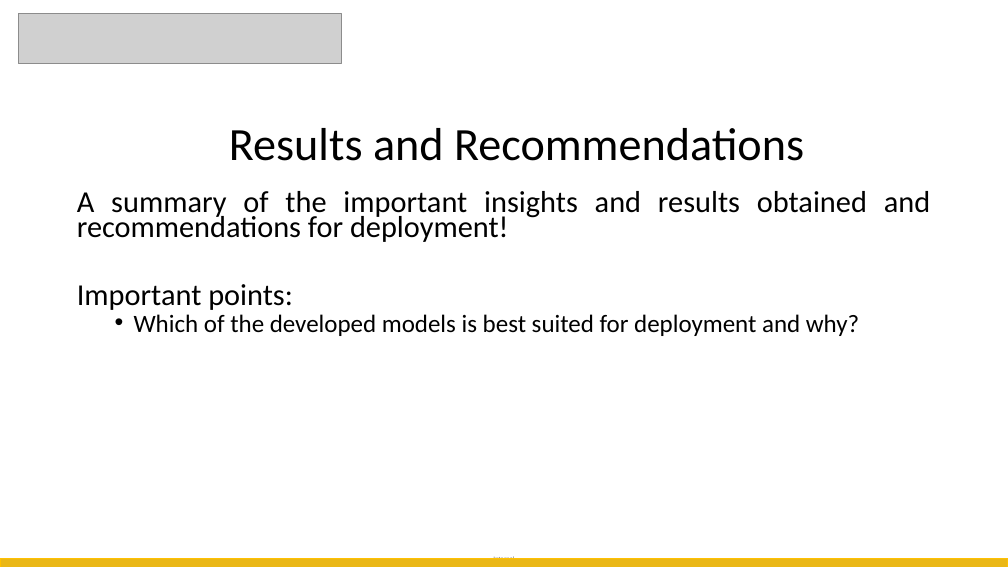
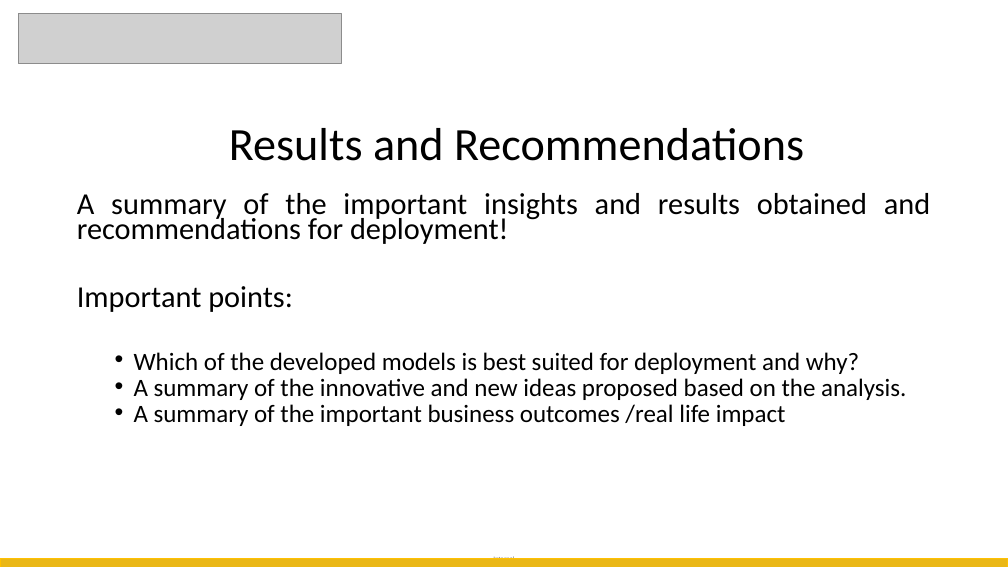
Before and after one commit to ghoshark/MachineHack-DAC-2021-Hackathon, a slide deck: slide 26 of Submission Files/Analytics_Olympiad_Presentation.pptx (slide 23 before the commit). Drawn at 1008x567 pixels with LibreOffice and Linux fonts; fonts in the diff are those of the drawing; grey boxes stand for pictures. Boxes give left, top, right and bottom in pixels: in the first picture for what was removed or moved away, otherwise in the second. Text is boxed around its words. In the diff, an @@ line names an element or a change of style, - is before the commit and + after.

```diff
--- a/Submission Files/Analytics_Olympiad_Presentation.pptx
+++ b/Submission Files/Analytics_Olympiad_Presentation.pptx
@@ text at [134, 378, 906, 426]: paragraphs added @@
+  • A summary of the innovative and new ideas proposed based on the analysis.
+  • A summary of the important business outcomes /real life impact
```
Also in this commit, not shown: 5 other slides changed, 6 slides added, 2 slides removed, 6 other files.
